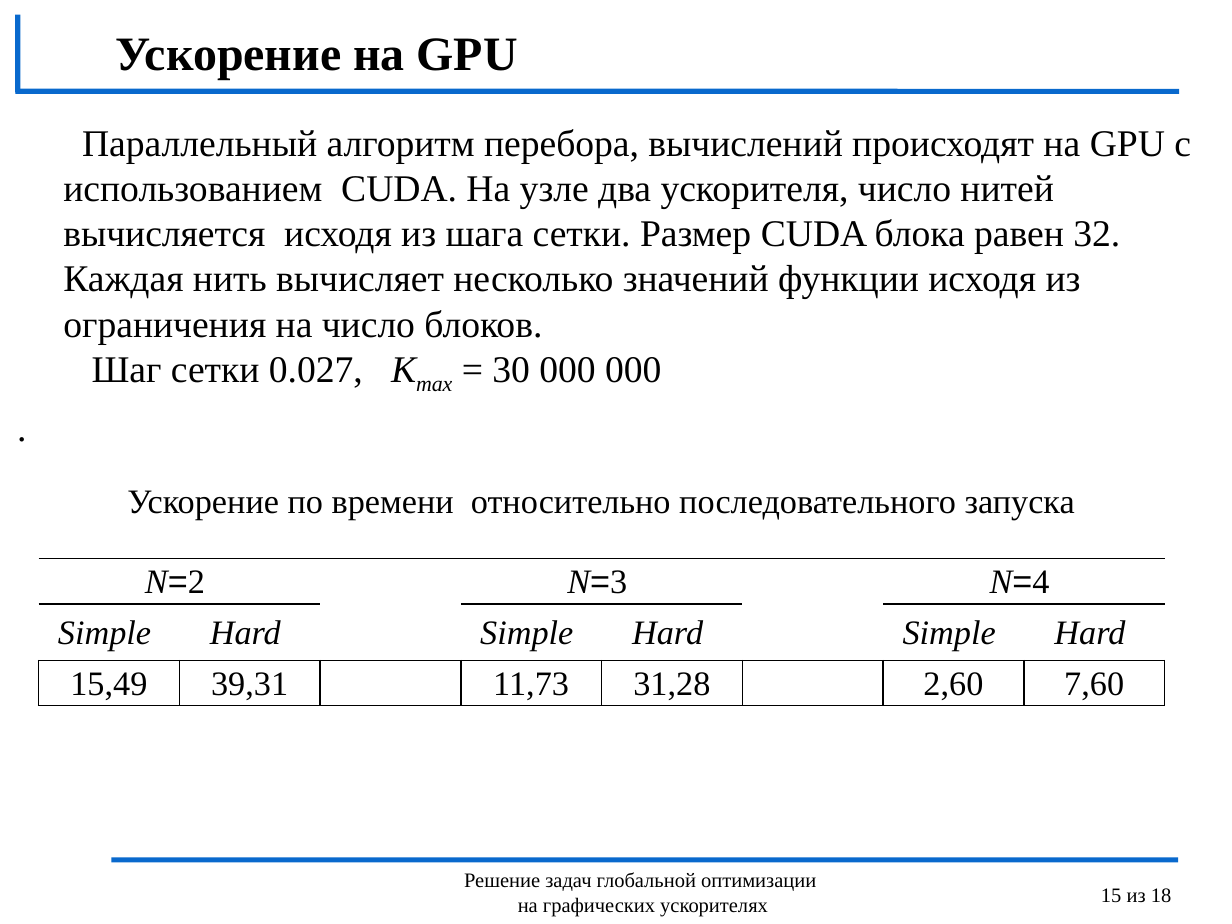
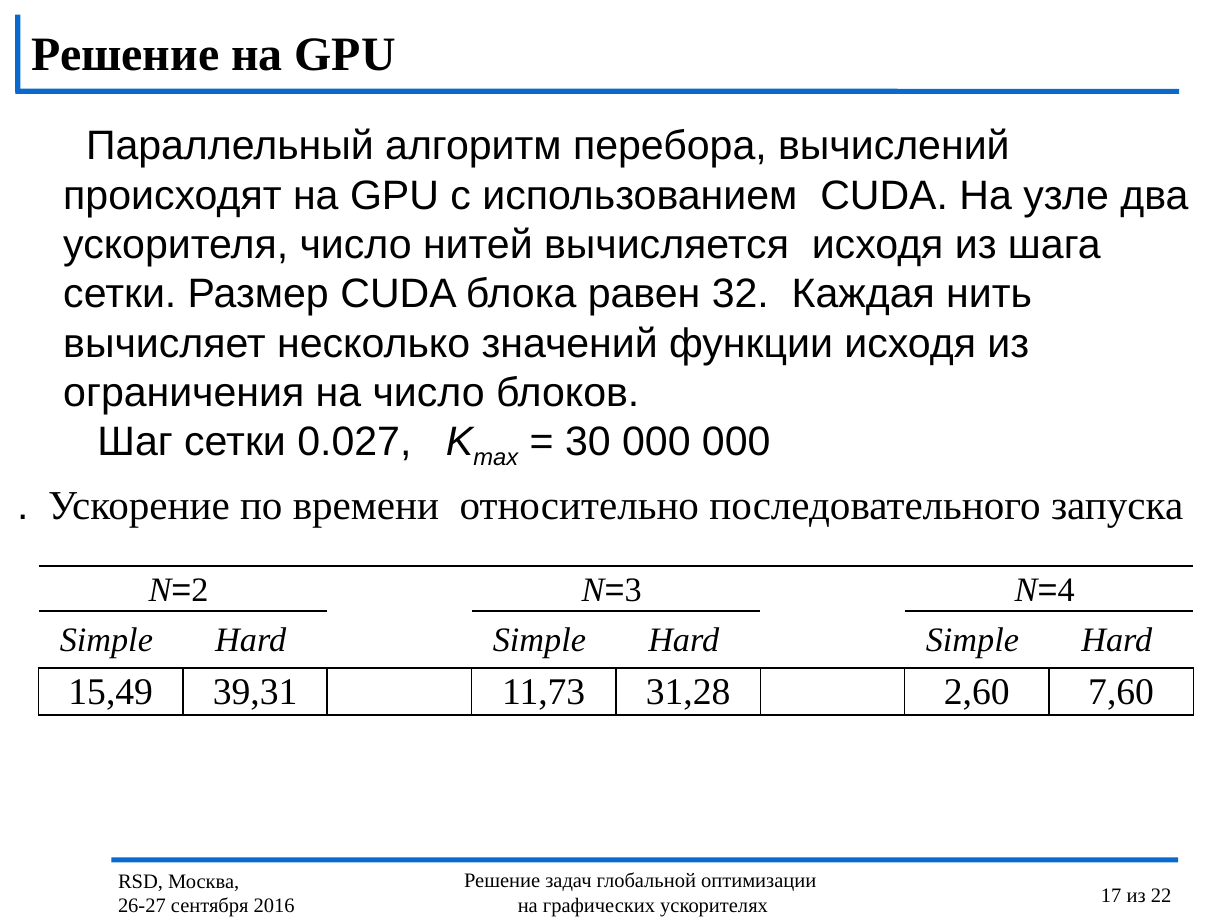
Before and after one commit to kabarkalov/GlobOptPapers, a slide deck: slide 17 of 2016/RSD/RSD_Lebedev.pptx (slide 15 before the commit). Drawn at 1232x924 pixels with LibreOffice and Linux fonts; fonts in the diff are those of the drawing; background and template pictures are left out. Boxes give left, top, right and bottom in pixels: in the first picture for what was removed or moved away, otherwise in the second. Text is boxed around its words. In the diff, an @@ line names an element or a change of style, - is before the commit and + after.

```diff
--- a/2016/RSD/RSD_Lebedev.pptx
+++ b/2016/RSD/RSD_Lebedev.pptx
@@ title at (32, 38, 396, 71): text changed @@
-Ускорение на GPU
+Решение на GPU
@@ text "Параллельный алгоритм перебора, вычислений происходят ..." at (63, 128, 1188, 461): size 22 to 24 pt, font Times New Roman to Arial @@
@@ table at (38, 482, 1191, 722) @@
@@ size 20 to 24 pt in "Ускорение по времени относительно последовательного запуска" @@
@@ size 20 to 22 pt in "15,49", "39,31", "11,73", "31,28" and 2 more places @@
@@ table: place and size @@
-table at (38, 482, 1162, 712)
+table at (38, 482, 1191, 722)
@@ text added at (118, 874, 295, 917), 12 pt, text #000000 @@
+RSD, Москва,
+26-27 сентября 2016
@@ page number at (1101, 888, 1172, 903): text changed @@
-15 из 18
+17 из 22
```
Also in this commit, not shown: 17 other slides changed, 4 slides added.
